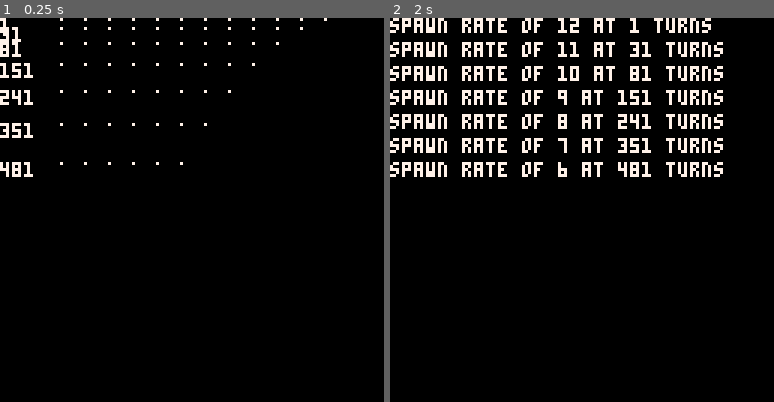
Above: before the commit, frames 1-2 (left to right).
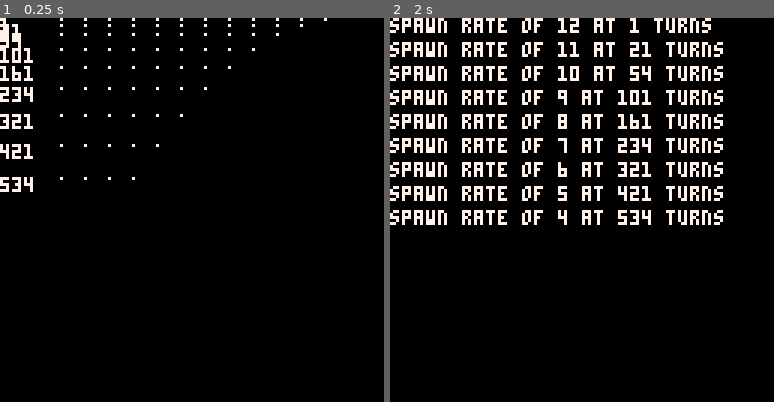
Above: after the commit, the same moments.

Repository: taylordolan/grid-folks
Game: PICO-8 cartridge spawn_rate.p8
The game is run twice, just before and just after one commit, with the same random seed, the same clock (stepped at 60 frames per second) and the same inputs.
Inputs:
- Up to frame 1 (0.25 s): no input
- Up to frame 2 (2 s): tap X (X key) at 0.33, 1.07, 1.85 s

The runs differ from the first frame. In frame 1, 2.2% of the frame differs, in the area x 0-79%, y 1-46%; in frame 2, 3.0%, in the area x 0-87%, y 7-54%.

Commit message:
adjust spawn rate

Diff:
--- a/grid_folks.p8
+++ b/grid_folks.p8
@@ -15,9 +15,11 @@
 -- [x] separate out wall generation and do it when it's not the player' turn
 -- [x] come up with better names for pads and buttons
 -- [x] build the game end state
+-- [x] write a function that prints an overview of the spawn rate throughout the game
+-- [x] add a debug mode where spawn rate and turn count show while playing
+-- [ ] add some variation in when exactly enemies appear
+-- [ ] do something to make the game end state feel less clunky
 -- [ ] rewrite _draw() to avoid weird overlaps
--- [ ] write a function that prints an overview of the spawn rate throughout the game
--- [ ] add a debug mode where spawn rate and turn count show while playing
 -- [ ] when multiple enemies are present, they should act in random order
 
 -- game state that gets refreshed on restart
@@ -119,17 +121,16 @@
   initial_spawn_rate = 12
   -- this determines the overall shape of the "spawn rate" curve
   -- the higher this is, the flatter the curve
-  -- i think the lowest usable value for this is 4
-  spawn_base = 4
+  spawn_base = 1
   -- this determines how quickly we move through the curve throughout the game
-  spawn_increment = 0.1
+  spawn_increment = 0.15
   -- this gets updated whenever an enemy spawns
   last_spawned_turn = 0
   -- this is just so i don't have to set the initial_spawn_rate in an abstract way
   spawn_modifier = initial_spawn_rate + flr(sqrt(spawn_base))
 
   -- start the music!
-  -- music(sounds.music)
+  music(sounds.music)
 end
 
 function get_spawn_rate()
--- a/spawn_rate.p8
+++ b/spawn_rate.p8
@@ -4,29 +4,26 @@
 -- grid folks
 -- taylor d
 
--- game state that gets refreshed on restart
 function _init()
-  cls()
 
-  turns = 0
   -- this determines what the spawn rate is at the start of the game
   initial_spawn_rate = 12
   -- this determines the overall shape of the "spawn rate" curve
   -- the higher this is, the flatter the curve
-  -- i think the lowest usable value for this is 4
   spawn_base = 1
   -- this determines how quickly we move through the curve throughout the game
-  spawn_increment = 0.1
+  spawn_increment = 0.15
   -- this gets updated whenever an enemy spawns
   last_spawned_turn = 0
   -- this is just so i don't have to set the initial_spawn_rate in an abstract way
   spawn_modifier = initial_spawn_rate + flr(sqrt(spawn_base))
 
-  rates = {}
+  turns = 0
   max_turns = 600
   previous_spawn_rate = initial_spawn_rate
   new_spawn_rate = null
   graph_mode = true
+  rates = {}
 
   for i = 1, max_turns do
     new_spawn_rate = get_spawn_rate()
